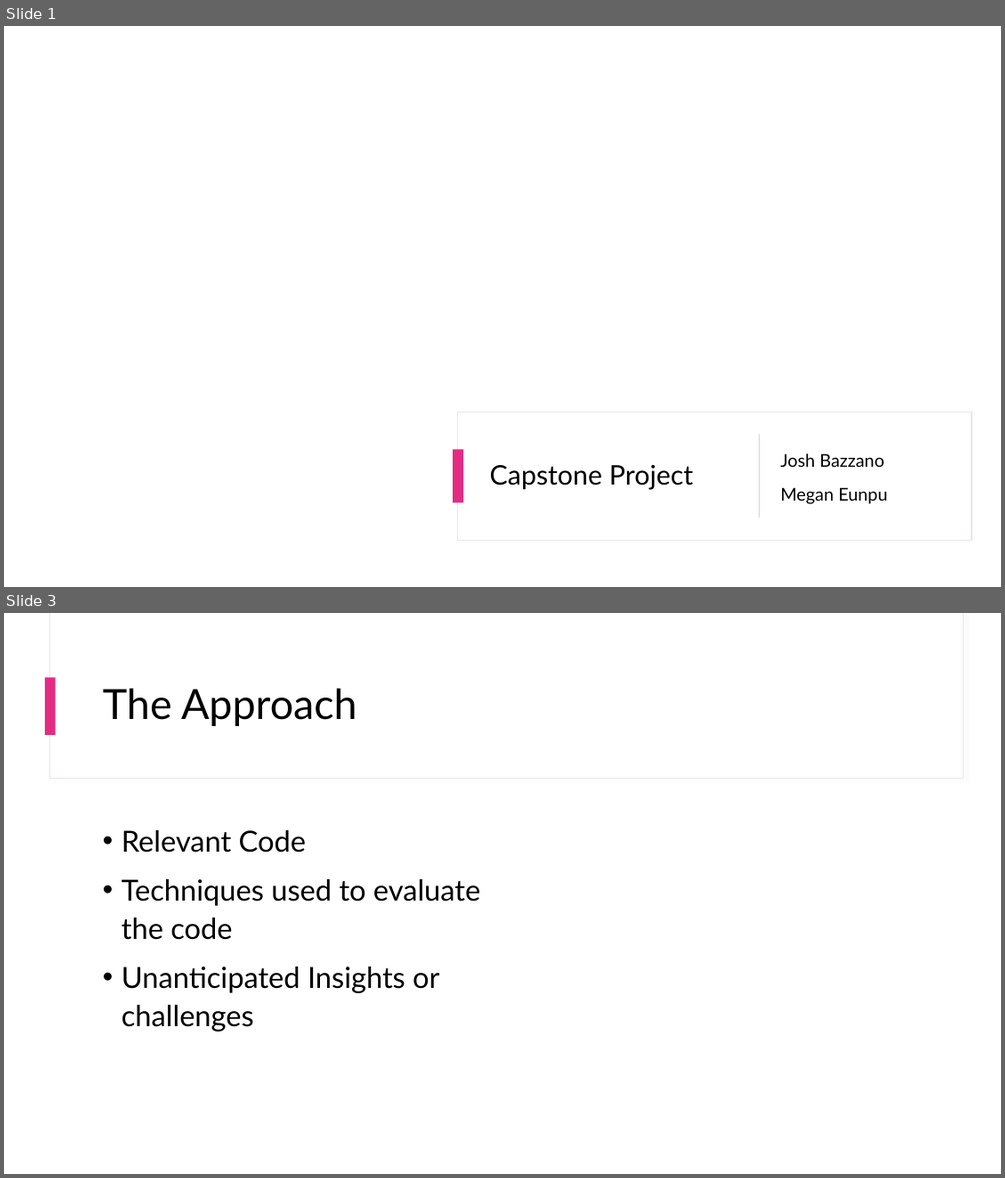
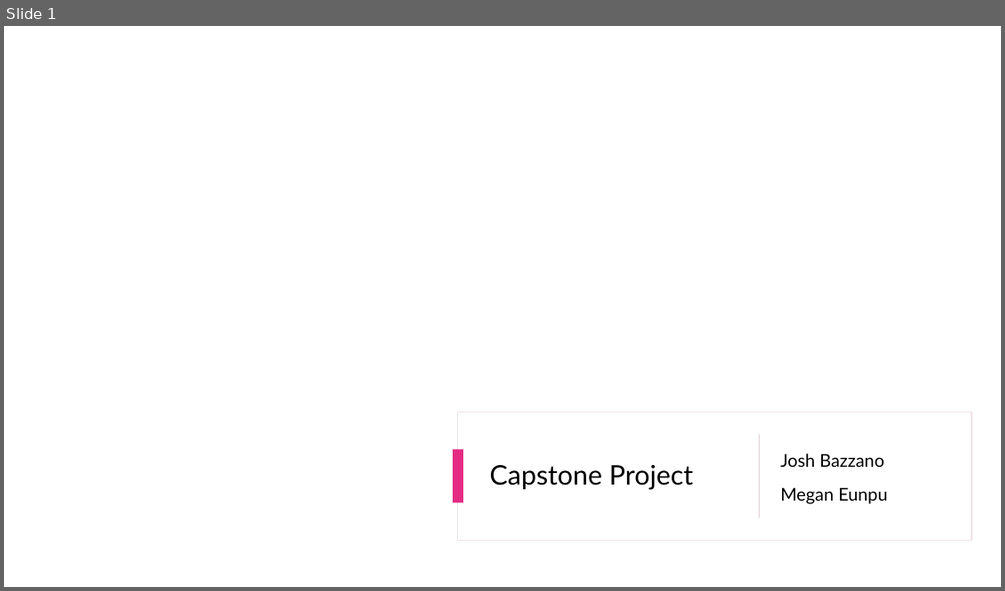
Before and after one commit to Joshbazz/polymarket_copy_trader, a slide deck: Capstone Presentation.pptx. Shown one above the other, each under a label of ours: slides 1 and 3 before the commit, slide 1 after it; the slides between them are not shown. The pictures are 1005x1178 and 1005x591 pixels, drawn with LibreOffice and Linux fonts; fonts in the diff are those of the drawing; background and template pictures are left out. Boxes give left, top, right and bottom in pixels: in the first picture for what was removed or moved away, otherwise in the second. Text is boxed around its words. In the diff, an @@ line names an element or a change of style, - is before the commit and + after.

```diff
--- a/Capstone Presentation.pptx
+++ b/Capstone Presentation.pptx
@@ slide 3 removed at box(4, 613, 1001, 1174), background #FFFFFF @@
@@ rectangle removed at box(49, 613, 963, 779) @@
@@ rectangle removed at box(50, 613, 963, 778) @@
@@ rectangle removed at box(45, 677, 56, 735) @@
@@ title removed at box(103, 688, 357, 726) @@
-The Approach
@@ text removed at box(121, 830, 480, 1031) @@
-• Relevant Code
-• Techniques used to evaluate the code
-• Unanticipated Insights or challenges
```
Also in this commit, not shown: 1 slide changed, 8 slides added, 2 other slides removed, 3 other files.
